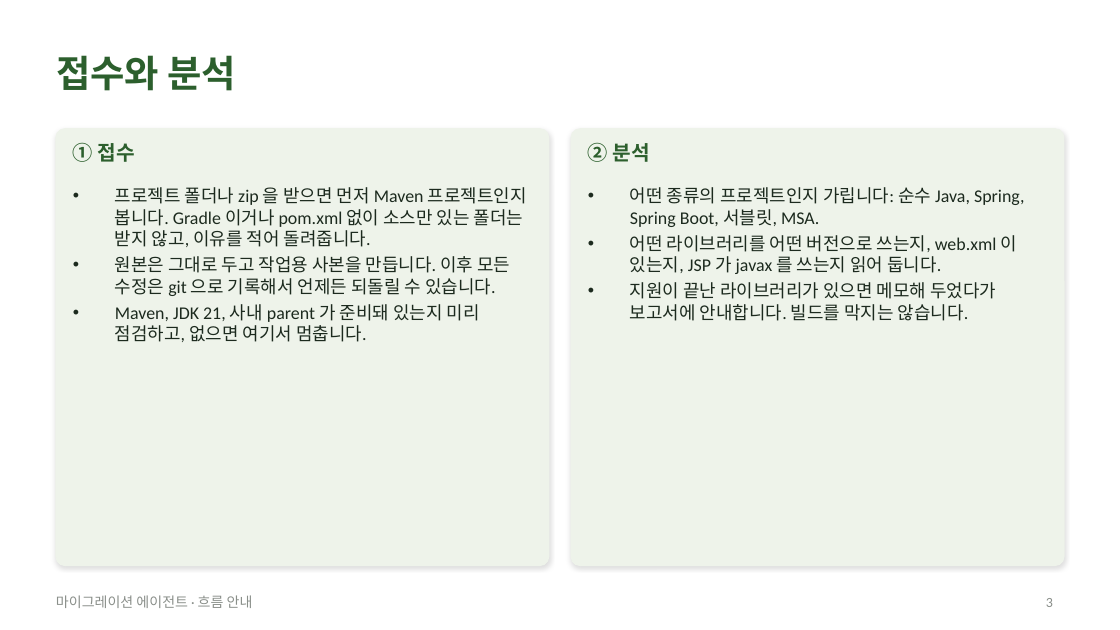
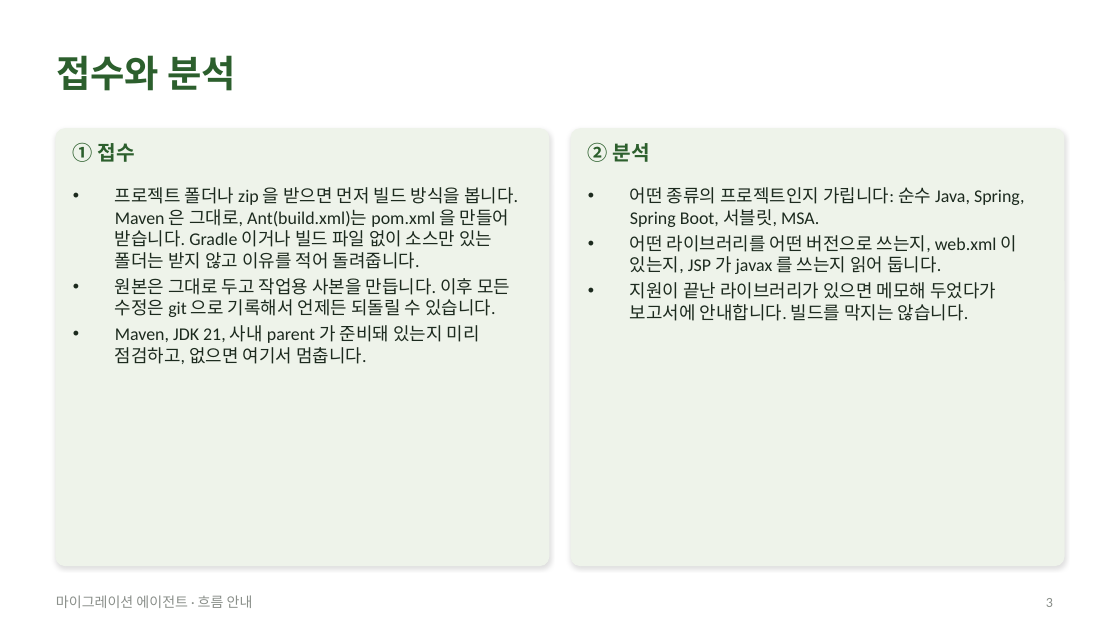
Before and after one commit to acandiatale/tutu, a slide deck: slide 3 of docs/migration-agent/migration-agent.pptx. Drawn at 1120x630 pixels with LibreOffice and Linux fonts; fonts in the diff are those of the drawing. Boxes give left, top, right and bottom in pixels: in the first picture for what was removed or moved away, otherwise in the second. Text is boxed around its words. In the diff, an @@ line names an element or a change of style, - is before the commit and + after.

```diff
--- a/docs/migration-agent/migration-agent.pptx
+++ b/docs/migration-agent/migration-agent.pptx
@@ text at box(115, 187, 518, 269): text changed @@
-• 프로젝트 폴더나 zip 을 받으면 먼저 Maven 프로젝트인지 봅니다. Gradle 이거나 pom.xml 없이 소스만 있는 폴더는 받지 않고, 이유를 적어 돌려줍니다.
+• 프로젝트 폴더나 zip 을 받으면 먼저 빌드 방식을 봅니다. Maven 은 그대로, Ant(build.xml)는 pom.xml 을 만들어 받습니다. Gradle 이거나 빌드 파일 없이 소스만 있는 폴더는 받지 않고 이유를 적어 돌려줍니다.
```
Also in this commit, not shown: 1 other slide changed, 43 other files.
